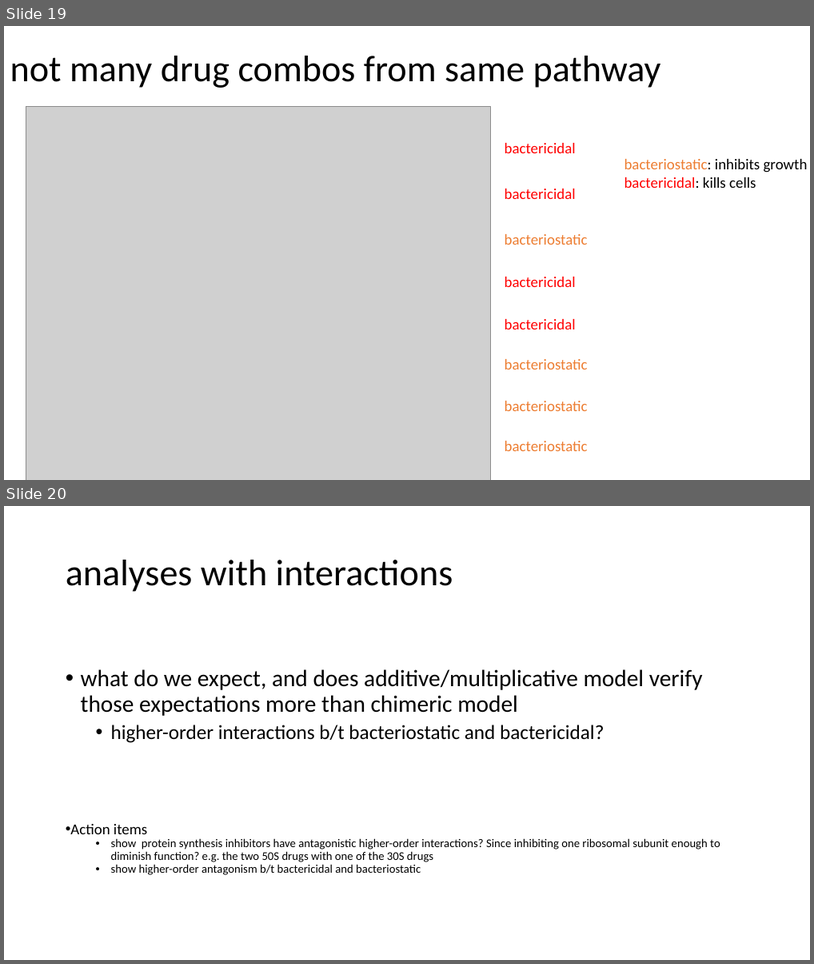
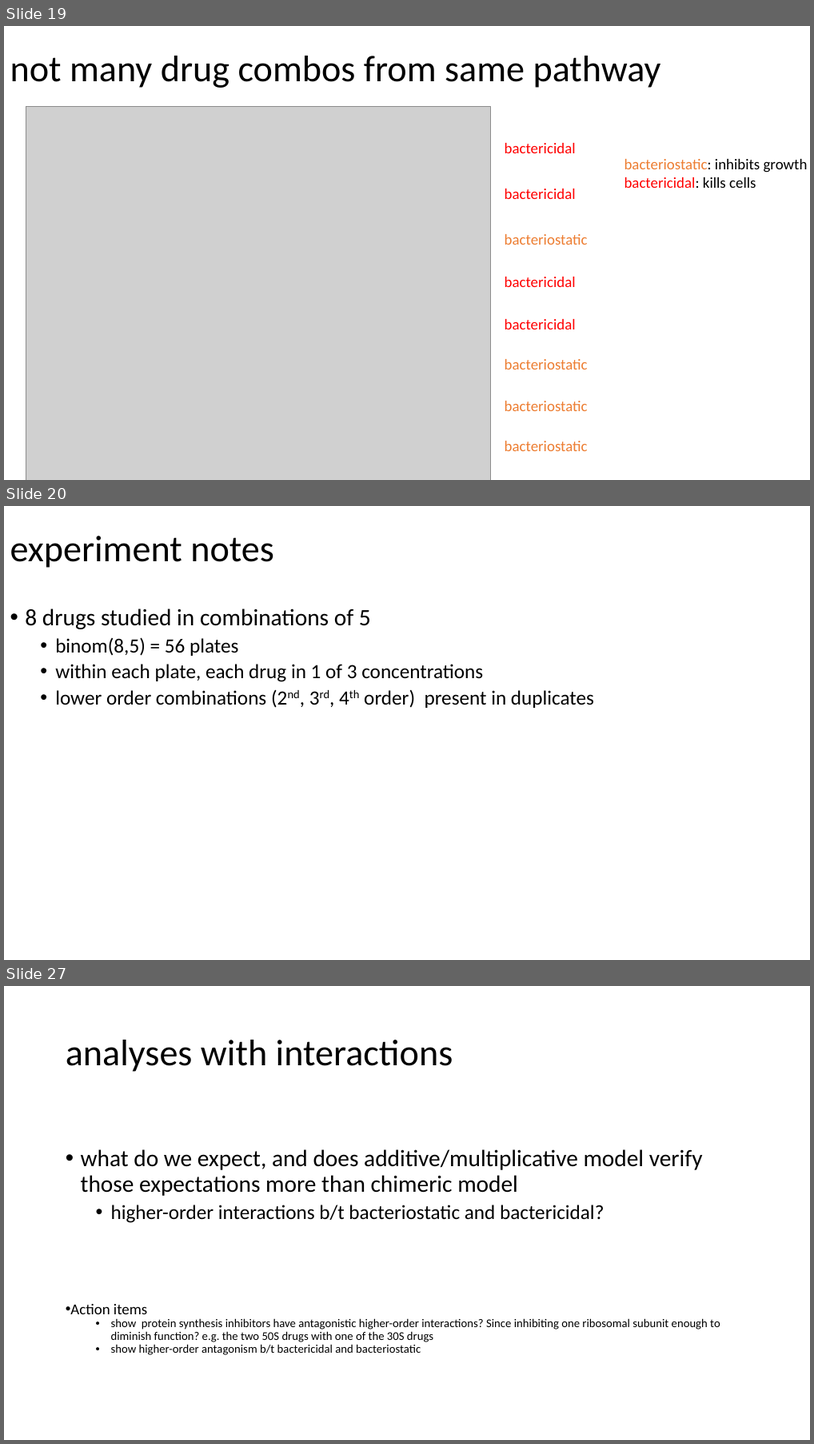
Before and after one commit to brian-arnold/epistasis_reanalysis, a slide deck: drug_data/drug_data_reanalysis.pptx. Shown one above the other, each under a label of ours: slides 19 and 20 before the commit, slides 19, 20 and 27 after it; the slides between them are not shown. The pictures are 814x964 and 814x1444 pixels, drawn with LibreOffice and Linux fonts; fonts in the diff are those of the drawing; grey boxes stand for pictures. Boxes give left, top, right and bottom in pixels: in the first picture for what was removed or moved away, otherwise in the second. Text is boxed around its words. In the diff, an @@ line names an element or a change of style, - is before the commit and + after.

Commit message:
updated drug analysis

```diff
--- a/drug_data/drug_data_reanalysis.pptx
+++ b/drug_data/drug_data_reanalysis.pptx
@@ slide 20 added at (x1=4, y1=506, x2=810, y2=960), background #FFFFFF @@
@@ title added at (x1=10, y1=536, x2=274, y2=568), 44 pt, text #000000 @@
+experiment notes
@@ text added at (x1=25, y1=608, x2=594, y2=708), 24 pt, text #000000 @@
+• 8 drugs studied in combinations of 5
+  • binom(8,5) = 56 plates
+  • within each plate, each drug in 1 of 3 concentrations
+  • lower order combinations (2nd, 3rd, 4th order) present in duplicates
@@ what was slide 20 is now slide 27 @@
```
Also in this commit, not shown: 1 slide changed, 6 other slides added, 7 other files.
